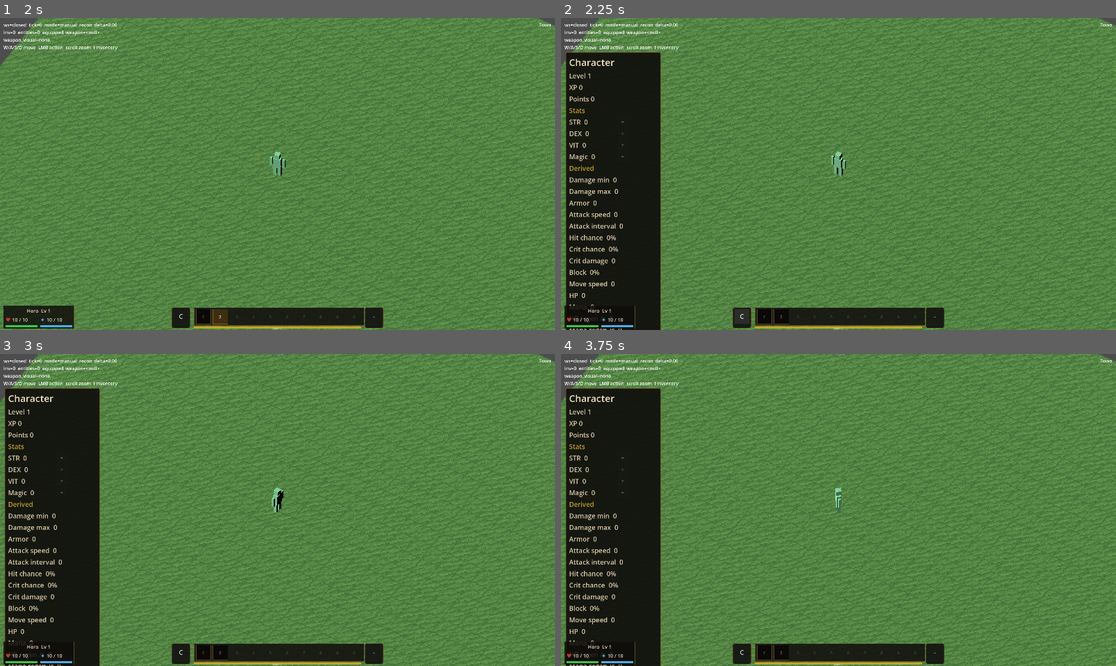
Above: before the commit, frames 1-4 (two rows, left to right).
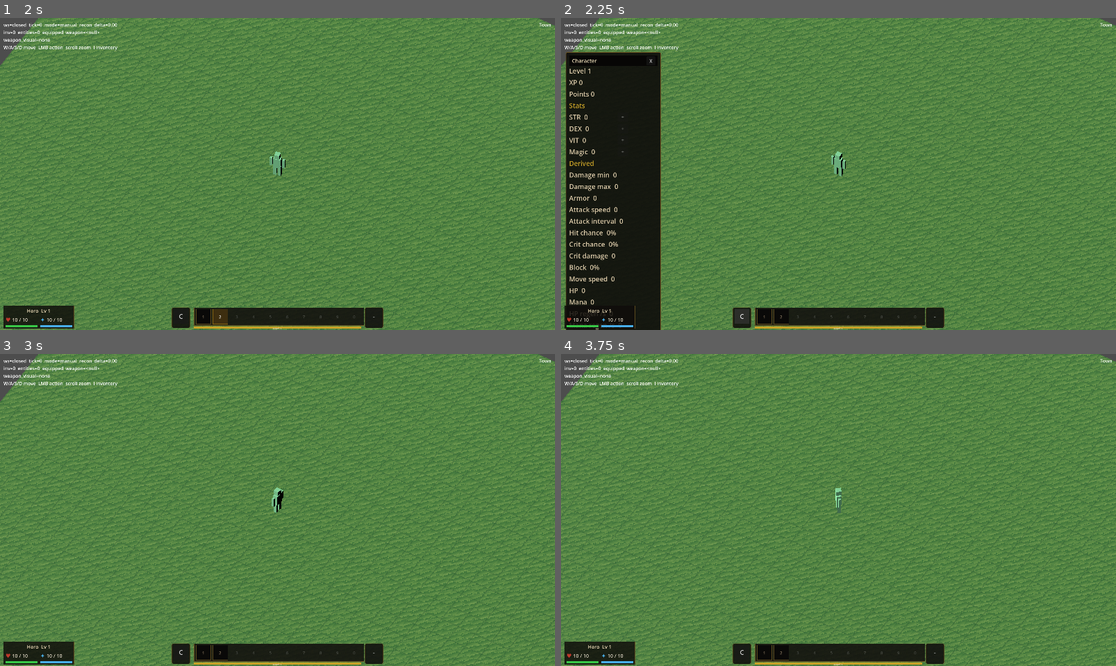
Above: after the commit, the same moments.

Repository: mmandrille/arpg-dev
Game: Godot game, scene res://scenes/main.tscn
Same seed, same stepped clock (60 frames per second), same inputs: the game is played once before the commit and once after it.
Inputs (mouse positions are in pixels of both pictures, inside the frame that each line leads up to):
- Up to frame 1 (2 s): click "1" at 0.5 s; click "2" at 1.25 s
- Up to frame 2 (2.25 s): click "C" at 2 s
- Up to frame 3 (3 s): click (88, 397) at 2.75 s, where only the run after the commit has a clickable "X"
- Up to frame 4 (3.75 s): tap Enter at 3.5 s; move the mouse to (960, 494) at 3.52 s; hold D from 3.53 s (still down); tap 0 at 3.6 s; click (960, 494) at 3.67 s

Frame 1 is identical in both runs. In frame 2, 2.0% of the frame differs, in the area x 1-17%, y 12-100%; in frame 3, 14%, in the area x 0-19%, y 10-100%; in frame 4, 14%.

Commit message:
feat: v73: draggable window foundation

Diff:
--- a/client/scripts/character_stats_panel.gd
+++ b/client/scripts/character_stats_panel.gd
@@ -4,6 +4,7 @@
 signal allocate_stat_requested(stat: String)
 
 const StatLabels := preload("res://scripts/stat_labels.gd")
+const DraggableWindowScript := preload("res://scripts/draggable_window.gd")
 const BASE_STATS := StatLabels.BASE_STATS
 const DERIVED_LABELS := {
 	"damage_min": "Damage min",
@@ -26,7 +27,7 @@
 
 var progression: Dictionary = {}
 var allocation_enabled: bool = false
-var _panel: PanelContainer
+var _panel: DraggableWindow
 var _level_label: Label
 var _xp_label: Label
 var _points_label: Label
@@ -88,6 +89,7 @@
 		"stat_buttons": stat_buttons,
 		"derived_labels": derived_labels,
 		"stat_breakdowns": _breakdowns_by_key(),
+		"window": _panel.get_debug_state() if _panel != null else {},
 	}
 
 
@@ -98,29 +100,35 @@
 	btn.pressed.emit()
 
 
+func bot_click_close() -> void:
+	if _panel != null and _panel.close_button() != null:
+		_panel.close_button().pressed.emit()
+
+
+func bot_drag_window_by(delta: Vector2) -> void:
+	if _panel != null:
+		_panel.bot_drag_by(delta)
+
+
 func _sync_viewport_size() -> void:
 	set_anchors_and_offsets_preset(Control.PRESET_FULL_RECT)
 
 
 func _build() -> void:
 	set_anchors_preset(Control.PRESET_FULL_RECT)
-	_panel = PanelContainer.new()
+	_panel = DraggableWindowScript.new()
 	_panel.custom_minimum_size = Vector2(330, 500)
 	_panel.position = Vector2(16, 118)
+	_panel.configure("Character", Vector2(304, 436))
 	_panel.add_theme_stylebox_override("panel", _panel_style())
 	_panel.mouse_filter = Control.MOUSE_FILTER_STOP
+	_panel.close_requested.connect(hide_display)
 	add_child(_panel)
 
 	var root := VBoxContainer.new()
 	root.add_theme_constant_override("separation", 8)
-	root.custom_minimum_size = Vector2(304, 470)
-	_panel.add_child(root)
-
-	var title := Label.new()
-	title.text = "Character"
-	title.add_theme_font_size_override("font_size", 33)
-	title.add_theme_color_override("font_color", Color("#f0dfbb"))
-	root.add_child(title)
+	root.custom_minimum_size = Vector2(304, 436)
+	_panel.set_content(root)
 
 	_level_label = _value_label()
 	_xp_label = _value_label()
--- /dev/null
+++ b/client/scripts/draggable_window.gd
@@ -0,0 +1,138 @@
+class_name DraggableWindow
+extends PanelContainer
+
+signal close_requested
+
+const TITLEBAR_HEIGHT := 34.0
+const CLOSE_SIZE := Vector2(30, 28)
+
+var window_title: String = ""
+var draggable: bool = true
+var _titlebar: PanelContainer
+var _title_label: Label
+var _close_button: Button
+var _content_host: MarginContainer
+var _dragging: bool = false
+var _drag_offset: Vector2 = Vector2.ZERO
+
+
+func _ready() -> void:
+	if _titlebar == null:
+		_build()
+	get_viewport().size_changed.connect(clamp_to_viewport)
+
+
+func configure(title: String, content_min_size: Vector2) -> void:
+	window_title = title
+	if _titlebar == null:
+		_build()
+	_title_label.text = title
+	_content_host.custom_minimum_size = content_min_size
+
+
+func set_content(content: Control) -> void:
+	if _content_host == null:
+		_build()
+	for child in _content_host.get_children():
+		_content_host.remove_child(child)
+		child.queue_free()
+	_content_host.add_child(content)
+
+
+func close_button() -> Button:
+	return _close_button
+
+
+func titlebar() -> Control:
+	return _titlebar
+
+
+func bot_drag_by(delta: Vector2) -> void:
+	position += delta
+	clamp_to_viewport()
+
+
+func get_debug_state() -> Dictionary:
+	return {
+		"title": window_title,
+		"position": {"x": position.x, "y": position.y},
+		"close_visible": _close_button != null and _close_button.visible,
+		"draggable": draggable,
+	}
+
+
+func clamp_to_viewport() -> void:
+	var viewport_size := get_viewport_rect().size if is_inside_tree() else Vector2(1280, 720)
+	if viewport_size.x < 640.0 or viewport_size.y < 360.0:
+		viewport_size = Vector2(1280, 720)
+	var panel_size := custom_minimum_size
+	if panel_size.x <= 0.0 or panel_size.y <= 0.0:
+		panel_size = size
+	var max_x := maxf(0.0, viewport_size.x - minf(panel_size.x, viewport_size.x))
+	var max_y := maxf(0.0, viewport_size.y - TITLEBAR_HEIGHT)
+	position = Vector2(clampf(position.x, 0.0, max_x), clampf(position.y, 0.0, max_y))
+
+
+func _build() -> void:
+	mouse_filter = Control.MOUSE_FILTER_STOP
+	var root := VBoxContainer.new()
+	root.add_theme_constant_override("separation", 0)
+	add_child(root)
+
+	_titlebar = PanelContainer.new()
+	_titlebar.custom_minimum_size = Vector2(0, TITLEBAR_HEIGHT)
+	_titlebar.mouse_filter = Control.MOUSE_FILTER_STOP
+	_titlebar.add_theme_stylebox_override("panel", _titlebar_style())
+	_titlebar.gui_input.connect(_on_titlebar_gui_input)
+	root.add_child(_titlebar)
+
+	var title_row := HBoxContainer.new()
+	title_row.add_theme_constant_override("separation", 8)
+	_titlebar.add_child(title_row)
+
+	_title_label = Label.new()
+	_title_label.text = window_title
+	_title_label.size_flags_horizontal = Control.SIZE_EXPAND_FILL
+	_title_label.vertical_alignment = VERTICAL_ALIGNMENT_CENTER
+	_title_label.add_theme_font_size_override("font_size", 18)
+	_title_label.add_theme_color_override("font_color", Color("#f0dfbb"))
+	title_row.add_child(_title_label)
+
+	_close_button = Button.new()
+	_close_button.text = "X"
+	_close_button.tooltip_text = "Close"
+	_close_button.focus_mode = Control.FOCUS_NONE
+	_close_button.custom_minimum_size = CLOSE_SIZE
+	_close_button.pressed.connect(func() -> void:
+		close_requested.emit()
+	)
+	title_row.add_child(_close_button)
+
+	_content_host = MarginContainer.new()
+	_content_host.mouse_filter = Control.MOUSE_FILTER_PASS
+	root.add_child(_content_host)
+
+
+func _on_titlebar_gui_input(event: InputEvent) -> void:
+	if not draggable:
+		return
+	if event is InputEventMouseButton and event.button_index == MOUSE_BUTTON_LEFT:
+		_dragging = event.pressed
+		_drag_offset = get_global_mouse_position() - global_position
+		accept_event()
+	elif event is InputEventMouseMotion and _dragging:
+		global_position = get_global_mouse_position() - _drag_offset
+		clamp_to_viewport()
+		accept_event()
+
+
+func _titlebar_style() -> StyleBoxFlat:
+	var s := StyleBoxFlat.new()
+	s.bg_color = Color(0.025, 0.023, 0.02, 0.96)
+	s.border_color = Color("#2f2718")
+	s.border_width_bottom = 1
+	s.content_margin_left = 10
+	s.content_margin_right = 8
+	s.content_margin_top = 3
+	s.content_margin_bottom = 3
+	return s
--- a/client/scripts/skills_panel.gd
+++ b/client/scripts/skills_panel.gd
@@ -4,6 +4,7 @@
 signal allocate_skill_point_requested(skill_id: String)
 
 const SkillIconScript := preload("res://scripts/skill_icon.gd")
+const DraggableWindowScript := preload("res://scripts/draggable_window.gd")
 
 var skill_progression: Dictionary = {}
 var character_progression: Dictionary = {}
@@ -13,7 +14,7 @@
 var _skill_function_keys: Array = []
 var _right_click_skill_id: String = ""
 var _selected_skill_id: String = ""
-var _panel: PanelContainer
+var _panel: DraggableWindow
 var _points_label: Label
 var _spend_button: Button
 var _skill_blocks: Dictionary = {}
@@ -123,6 +124,7 @@
 		"tooltip_body": _tooltip_plain_text,
 		"requirements_met": _requirements_met(requirement_status),
 		"requirement_status": requirement_status,
+		"window": _panel.get_debug_state() if _panel != null else {},
 		"skills": skill_states,
 	}
 
@@ -137,6 +139,16 @@
 	_spend_button.pressed.emit()
 
 
+func bot_click_close() -> void:
+	if _panel != null and _panel.close_button() != null:
+		_panel.close_button().pressed.emit()
+
+
+func bot_drag_window_by(delta: Vector2) -> void:
+	if _panel != null:
+		_panel.bot_drag_by(delta)
+
+
 func bot_hover_skill(skill_id: String = "") -> void:
 	if skill_id == "":
 		skill_id = _current_skill_id()
@@ -152,30 +164,28 @@
 
 func _build() -> void:
 	set_anchors_preset(Control.PRESET_FULL_RECT)
-	_panel = PanelContainer.new()
+	_panel = DraggableWindowScript.new()
 	_panel.custom_minimum_size = Vector2(330, 500)
 	_panel.position = Vector2(362, 118)
+	_panel.configure("Skills", Vector2(304, 436))
 	_panel.mouse_filter = Control.MOUSE_FILTER_STOP
 	_panel.add_theme_stylebox_override("panel", _panel_style())
+	_panel.close_requested.connect(hide_display)
 	add_child(_panel)
 
 	var root := VBoxContainer.new()
 	root.add_theme_constant_override("separation", 10)
-	root.custom_minimum_size = Vector2(304, 470)
-	_panel.add_child(root)
-
-	var title := _label("Skill Tree", 31, Color("#f0dfbb"))
-	title.horizontal_alignment = HORIZONTAL_ALIGNMENT_CENTER
-	root.add_child(title)
+	root.custom_minimum_size = Vector2(304, 436)
+	_panel.set_content(root)
 
 	var tree := Control.new()
-	tree.custom_minimum_size = Vector2(304, 376)
+	tree.custom_minimum_size = Vector2(304, 356)
 	tree.mouse_filter = Control.MOUSE_FILTER_IGNORE
 	root.add_child(tree)
 
 	var backdrop := ColorRect.new()
 	backdrop.color = Color("#151617")
-	backdrop.custom_minimum_size = Vector2(304, 376)
+	backdrop.custom_minimum_size = Vector2(304, 356)
 	backdrop.mouse_filter = Control.MOUSE_FILTER_IGNORE
 	tree.add_child(backdrop)
 
--- a/client/tests/test_coop_client.gd
+++ b/client/tests/test_coop_client.gd
@@ -47,6 +47,7 @@
 	_test_status_text_toggle_hides_left_debug_not_level_hud()
 	_test_player_hud_identity_uses_character_name_and_level()
 	_test_character_stats_probability_values_use_percentages()
+	_test_character_stats_window_chrome()
 	_test_actionable_panels_autoclose_out_of_range()
 	_test_movement_closes_gameplay_panels()
 
@@ -438,6 +439,31 @@
 	panel.free()
 
 
+func _test_character_stats_window_chrome() -> void:
+	var panel = CharacterStatsPanelScript.new()
+	root.add_child(panel)
+	panel._build()
+	panel.ensure_display_visible()
+	var state: Dictionary = panel.get_debug_state()
+	var window: Dictionary = state.get("window", {})
+	_assert_eq("stats window title", str(window.get("title", "")), "Character")
+	_assert_true("stats window has close button", bool(window.get("close_visible", false)))
+	_assert_true("stats window is draggable", bool(window.get("draggable", false)))
+	panel.bot_drag_window_by(Vector2(32, 18))
+	state = panel.get_debug_state()
+	var moved_position: Dictionary = (state.get("window", {}) as Dictionary).get("position", {})
+	_assert_eq("stats drag moved x", int(moved_position.get("x", 0)), 48)
+	_assert_eq("stats drag moved y", int(moved_position.get("y", 0)), 136)
+	panel.bot_drag_window_by(Vector2(-10000, -10000))
+	state = panel.get_debug_state()
+	var clamped_position: Dictionary = (state.get("window", {}) as Dictionary).get("position", {})
+	_assert_eq("stats drag clamps x", int(clamped_position.get("x", -1)), 0)
+	_assert_eq("stats drag clamps y", int(clamped_position.get("y", -1)), 0)
+	panel.bot_click_close()
+	_assert_true("stats close button hides panel", not panel.visible)
+	panel.queue_free()
+
+
 func _test_actionable_panels_autoclose_out_of_range() -> void:
 	var main = _make_main()
 	main.inventory_panel = InventoryPanelScript.new()
--- a/client/tests/test_skills_panel.gd
+++ b/client/tests/test_skills_panel.gd
@@ -38,6 +38,10 @@
 	_assert_true("panel visible", bool(state.get("visible", false)))
 	_assert_eq("panel width matches stats", int(panel._panel.custom_minimum_size.x), 330)
 	_assert_eq("panel height matches stats", int(panel._panel.custom_minimum_size.y), 500)
+	var window: Dictionary = state.get("window", {})
+	_assert_eq("skills window title", str(window.get("title", "")), "Skills")
+	_assert_true("skills window has close button", bool(window.get("close_visible", false)))
+	_assert_true("skills window is draggable", bool(window.get("draggable", false)))
 	var stats_panel := CharacterStatsPanelScript.new()
 	root.add_child(stats_panel)
 	await process_frame
@@ -132,6 +136,20 @@
 	state = panel.get_debug_state()
 	_assert_eq("assigned key shown", str(state.get("assigned_key", "")), "F2")
 	_assert_true("right click assigned state", bool(state.get("right_click_assigned", false)))
+	panel.bot_drag_window_by(Vector2(40, 25))
+	state = panel.get_debug_state()
+	var moved_window: Dictionary = state.get("window", {})
+	var moved_position: Dictionary = moved_window.get("position", {})
+	_assert_eq("skills drag moved x", int(moved_position.get("x", 0)), 402)
+	_assert_eq("skills drag moved y", int(moved_position.get("y", 0)), 143)
+	panel.bot_drag_window_by(Vector2(-10000, -10000))
+	state = panel.get_debug_state()
+	var clamped_position: Dictionary = (state.get("window", {}) as Dictionary).get("position", {})
+	_assert_eq("skills drag clamps x", int(clamped_position.get("x", -1)), 0)
+	_assert_eq("skills drag clamps y", int(clamped_position.get("y", -1)), 0)
+	panel.bot_click_close()
+	state = panel.get_debug_state()
+	_assert_false("skills close button hides panel", bool(state.get("visible", true)))
 
 	panel.queue_free()
 	print("[gdtest] PASS: test_skills_panel (%d passed, %d failed)" % [_pass_count, _fail_count])
Not shown, added: client/scripts/draggable_window.gd.uid
Not shown, changed: PROGRESS.md
Not shown, added: docs/as-built/v73_draggable-window-foundation.md
Not shown, added: docs/plans/v73_2026-06-11-draggable-window-foundation.md
Not shown, added: docs/specs/v73_spec-draggable-window-foundation.md
